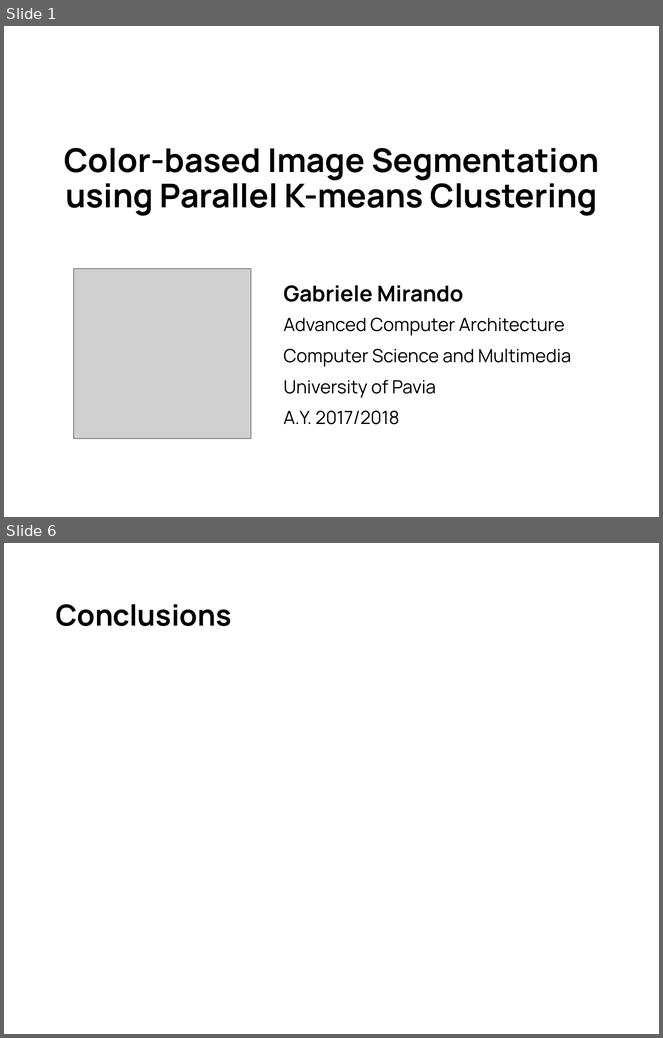
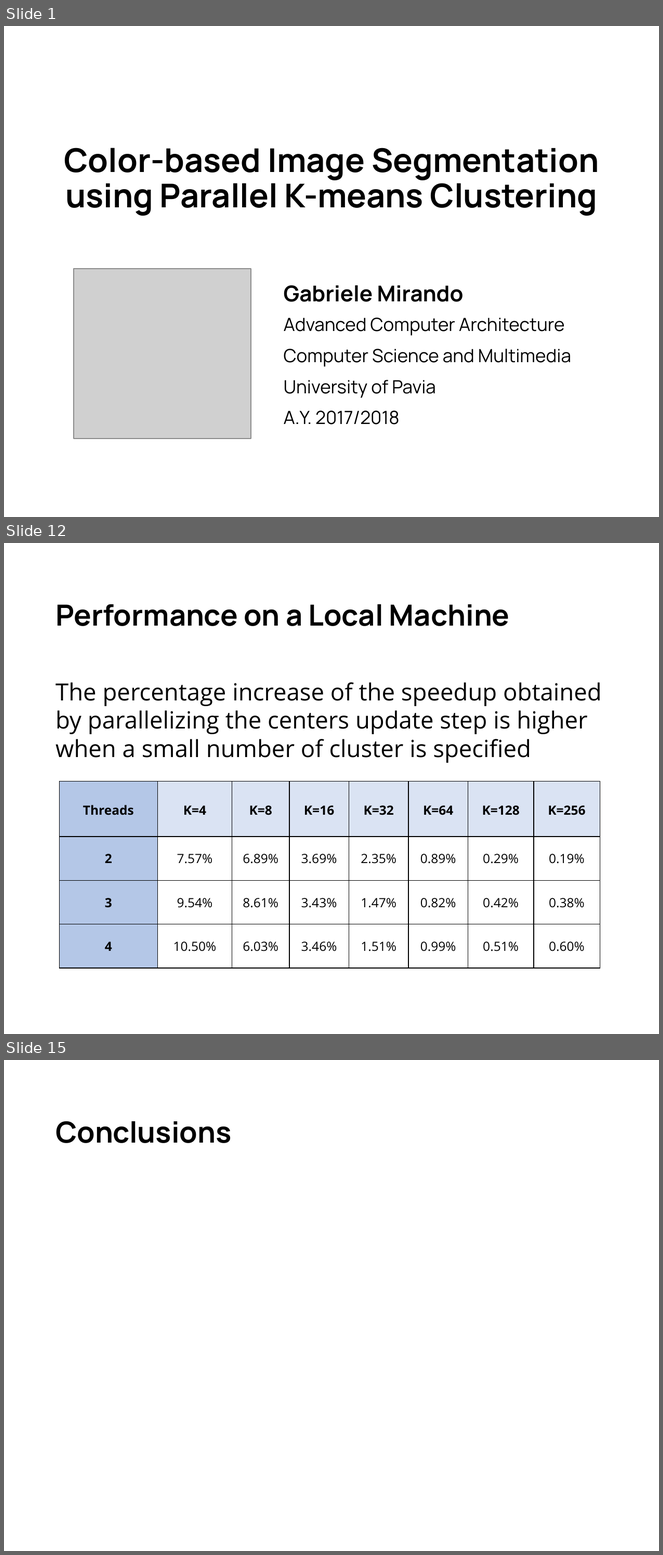
Before and after one commit to gabrielemirando/image-segmentation, a slide deck: docs/pres.pptx. Shown one above the other, each under a label of ours: slides 1 and 6 before the commit, slides 1, 12 and 15 after it; the slides between them are not shown. The pictures are 663x1038 and 663x1555 pixels, drawn with LibreOffice and Linux fonts; fonts in the diff are those of the drawing; grey boxes stand for pictures. Boxes give left, top, right and bottom in pixels: in the first picture for what was removed or moved away, otherwise in the second. Text is boxed around its words. In the diff, an @@ line names an element or a change of style, - is before the commit and + after.

```diff
--- a/docs/pres.pptx
+++ b/docs/pres.pptx
@@ slide 12 added at box(4, 543, 659, 1034), background #FFFFFF @@
@@ title added at box(55, 604, 509, 626), 32 pt, text #000000, bold @@
+Performance on a Local Machine
@@ text added at box(55, 682, 602, 763), 26 pt, text #000000 @@
+The percentage increase of the speedup obtained by parallelizing the centers update step is higher when a small number of cluster is specified
@@ table added at box(59, 782, 599, 968), 4 rows, 8 columns @@
+Threads | K=4 | K=8 | K=16 | K=32 | K=64 | K=128 | K=256
+2 | 7.57% | 6.89% | 3.69% | 2.35% | 0.89% | 0.29% | 0.19%
+3 | 9.54% | 8.61% | 3.43% | 1.47% | 0.82% | 0.42% | 0.38%
+4 | 10.50% | 6.03% | 3.46% | 1.51% | 0.99% | 0.51% | 0.60%
@@ what was slide 6 is now slide 15 @@
```
Also in this commit, not shown: 3 slides changed, 9 other slides added, 1 slide removed, 2 other files.
